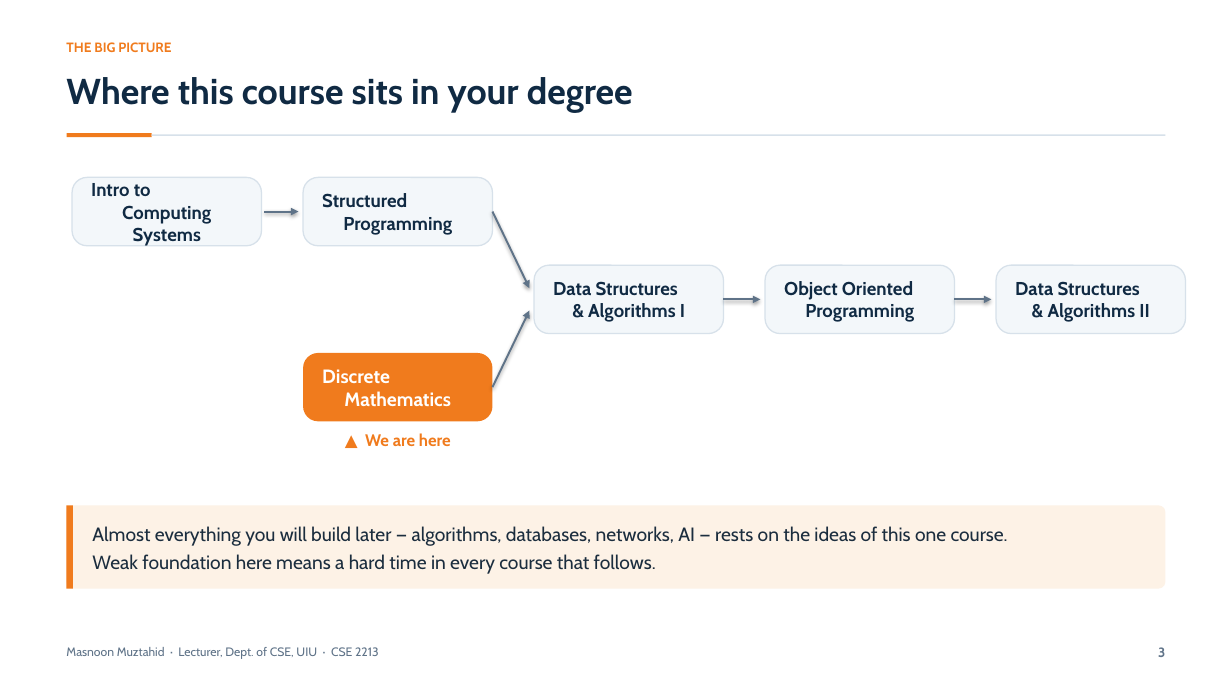
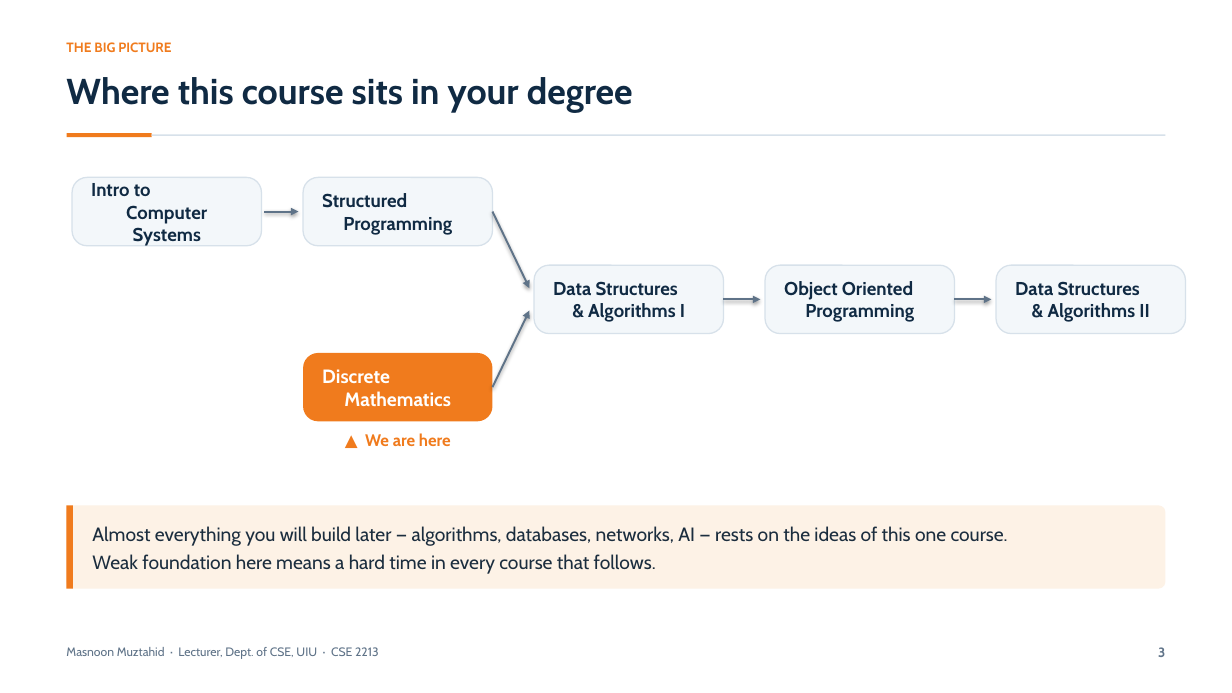
Before and after one commit to Muztahid202/UIU-Discrete_Math_Resources, a slide deck: slide 3 of Introduction to Discrete Mathematics.pptx. Drawn at 1232x693 pixels with LibreOffice and Linux fonts; fonts in the diff are those of the drawing. Boxes give left, top, right and bottom in pixels: in the first picture for what was removed or moved away, otherwise in the second. Text is boxed around its words. In the diff, an @@ line names an element or a change of style, - is before the commit and + after.

```diff
--- a/Introduction to Discrete Mathematics.pptx
+++ b/Introduction to Discrete Mathematics.pptx
@@ text in rounded rectangle at box(91, 183, 207, 246): text changed @@
-Intro to
-Computing Systems
+Intro to
+Computer Systems
```
